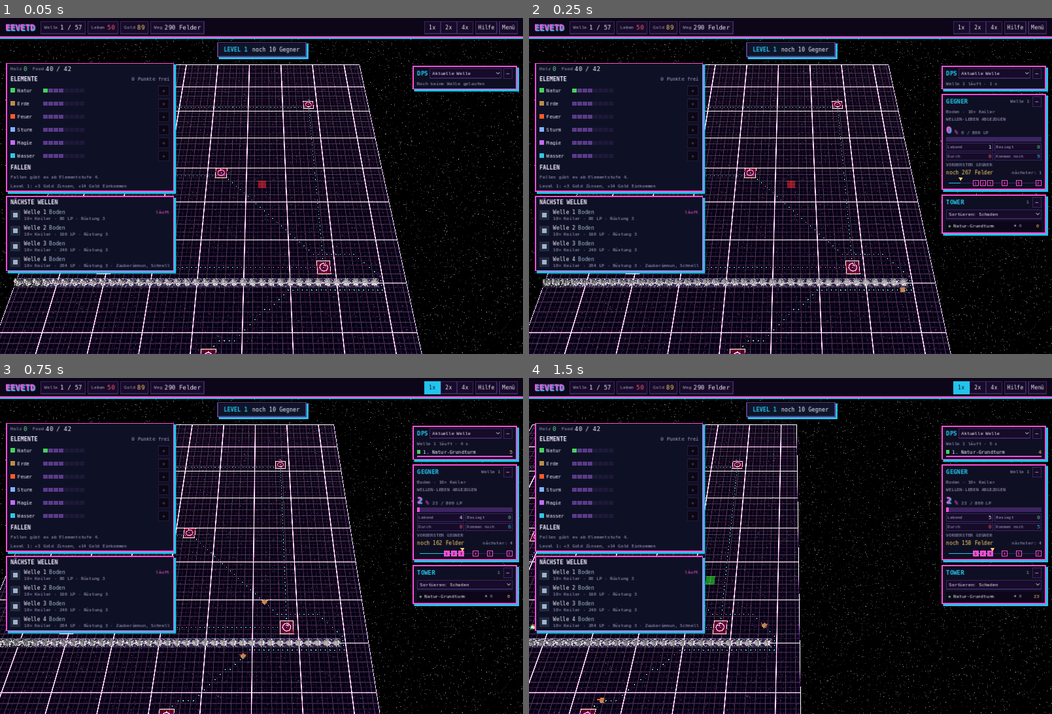
Above: before the commit, frames 1-4 (two rows, left to right).
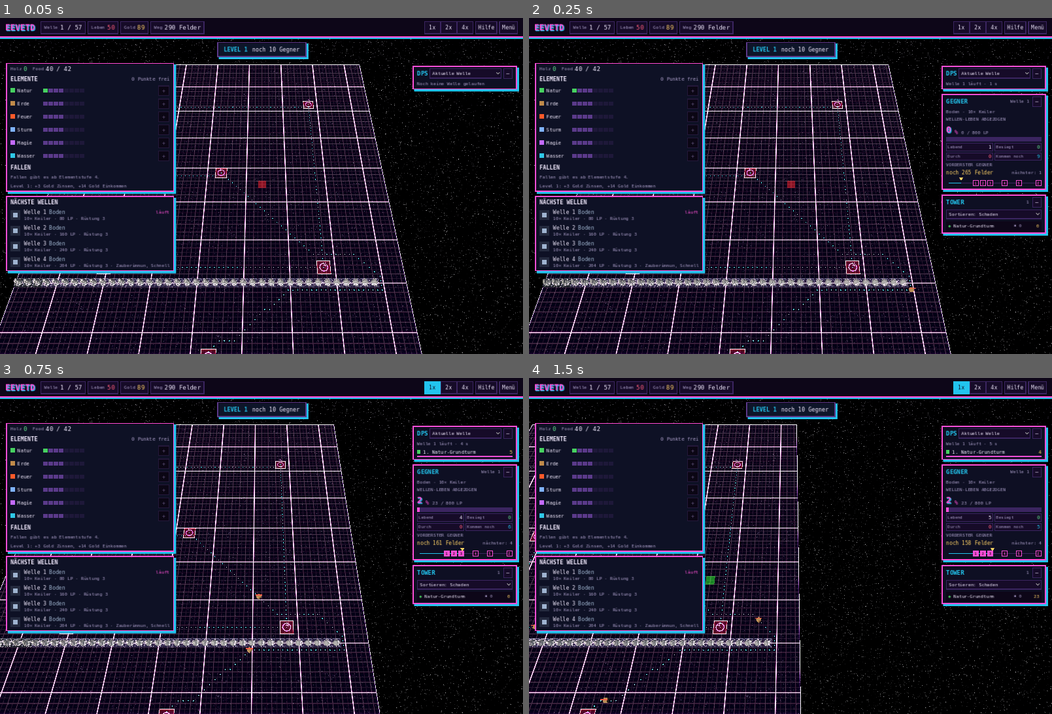
Above: after the commit, the same moments.

Repository: Tulkor/GemTD
Game: Godot game, scene res://tests/eeve_test.tscn
Two runs of this game, one before a commit and one after it. Both use one fixed random seed, a clock stepped at 60 frames per second and the inputs below. This scene is started directly instead of the project's main scene.
Inputs (mouse positions are in pixels of both pictures, inside the frame that each line leads up to):
- Up to frame 1 (0.05 s): no input
- Up to frame 2 (0.25 s): no input
- Up to frame 3 (0.75 s): tap Enter at 0.5 s; move the mouse to (376, 529) at 0.52 s; hold D from 0.53 s (still down); tap 1 at 0.6 s; click (376, 529) at 0.67 s
- Up to frame 4 (1.5 s): tap Space at 0.77 s; release D at 1.25 s; drag from (685, 562) to (764, 613) at 1.27 s

Frame 1 is identical in both runs. In frame 2, less than 0.1% of the frame differs, in the area x 70-85%, y 45-82%; in frame 3, less than 0.1%; in frame 4, less than 0.1%, in the area x 0-46%, y 71-97%.

Commit message:
Tempo: Schaden bei 1×, 2× und 4× wieder gleich
- Effekte (fx_player.gd) würfeln mit eigenem Zufall. Wie viele Sprites entstehen, hängt von der
  Bildrate ab; mit dem globalen randf() verschoben sie Krit, Betäubung und Nova der Tower.
- Gegner laufen beim Erscheinen die Zeit nach, die sie schon fällig waren. Sonst lag ihr Abstand
  bei 4× um bis zu ein Bild daneben, mit Schnelllauf (x8) über eine Towerbreite.
- Tower: Nach einer Pause zählt der Rückstand nur, solange das Ziel schon in Reichweite war
  (Enemy.covered_for), und ein Schuss, der im nächsten halben Bild fällig wäre, geht schon jetzt los.
  So liegen die Schüsse bei 4× im Mittel richtig statt ein halbes Bild daneben.

tools/run_tests.sh tempo: vorher 10 Tower über 5 %, jetzt 0 (größte Abweichung 2,5 %).

Co-Authored-By: Claude Opus 5.5 (1M context) <noreply@anthropic.com>
Claude-Session: https://claude.ai/code/session_01CcDLZU9cn3EEdiVHwuQP6w

Diff:
--- a/scripts/game/enemy.gd
+++ b/scripts/game/enemy.gd
@@ -32,6 +32,9 @@
 var slow_factor := 0.0
 ## Tempo-Faktor außerhalb jeder Tower-Reichweite (balance.json → idle_speed_factor), sonst 1
 var boost := 1.0
+## Wie lange der Gegner im letzten Bild schon in Reichweite war (Sekunden): ein Tower, der auf ihn gewartet
+## hat, holt nur so viel Rückstand nach (tower.gd), sonst schösse er bei 4× im Mittel ein halbes Bild zu früh.
+var covered_for := 0.0
 var slow_time := 0.0
 var poison_dps := 0.0
 var poison_time := 0.0
@@ -131,6 +134,7 @@
 	# hält genau am Rand an und geht den Rest des Bilds normal schnell. Ohne die genaue Stelle stünde er
 	# bis zu einem Schritt tief in der Reichweite und wäre entsprechend kürzer darin.
 	boost = 1.0 if game == null or game.is_covered(self) else game.idle_speed_factor()
+	covered_for = delta if boost <= 1.0 else 0.0
 	if boost > 1.0:
 		var left := move * boost
 		while left > 0.0 and path_index < path.size():
@@ -151,7 +155,9 @@
 				_restore(before)
 				_advance(hi)
 				boost = 1.0
-				_advance((left - hi) / game.idle_speed_factor())
+				var rest: float = (left - hi) / game.idle_speed_factor()
+				covered_for = rest / move * delta
+				_advance(rest)
 				break
 			left -= step
 	else:
--- a/scripts/game/fx_player.gd
+++ b/scripts/game/fx_player.gd
@@ -22,6 +22,9 @@
 var _batches: Dictionary = {}  ## Material-Schlüssel → {mmi, items}
 var _textures: Dictionary = {}
 var _cam_basis := Basis()
+## Eigener Zufall: wie viele Sprites entstehen, hängt von der Bildrate ab. Mit dem globalen randf()
+## verschöben sie die Würfe der Tower (Krit, Betäubung, Nova …), und 4× machte anderen Schaden als 1×.
+var _rng := RandomNumberGenerator.new()
 
 
 ## Treffer-Effekt am Punkt pos. fx = {"id", "shift", "sat"} aus FxData.for_tower.
@@ -153,7 +156,7 @@
 
 
 func _rand(r: Array) -> float:
-	return randf_range(float(r[0]), float(r[1])) if r.size() > 1 else float(r[0]) if r.size() > 0 else 0.0
+	return _rng.randf_range(float(r[0]), float(r[1])) if r.size() > 1 else float(r[0]) if r.size() > 0 else 0.0
 
 
 func _spawn(fx: Dictionary, i: int) -> void:
@@ -173,22 +176,22 @@
 		var r := float(shape.get("radius", 1.0))
 		match str(shape.get("type", "sphere")):
 			"cone":
-				var a := randf() * TAU * float(shape.get("arc", 360.0)) / 360.0
-				var rr := r * sqrt(randf())
+				var a := _rng.randf() * TAU * float(shape.get("arc", 360.0)) / 360.0
+				var rr := r * sqrt(_rng.randf())
 				local_pos = Vector3(cos(a) * rr, sin(a) * rr, 0.0)
 				var spread := deg_to_rad(float(shape.get("angle", 25.0))) * (rr / maxf(r, 0.0001))
 				dir = Vector3(sin(spread) * cos(a), sin(spread) * sin(a), -cos(spread))
 			"circle":
-				var a := randf() * TAU * float(shape.get("arc", 360.0)) / 360.0
+				var a := _rng.randf() * TAU * float(shape.get("arc", 360.0)) / 360.0
 				dir = Vector3(cos(a), sin(a), 0.0)
-				local_pos = dir * r * sqrt(randf())
+				local_pos = dir * r * sqrt(_rng.randf())
 			_:
-				dir = Vector3(randf_range(-1, 1), randf_range(-1, 1), randf_range(-1, 1))
+				dir = Vector3(_rng.randf_range(-1, 1), _rng.randf_range(-1, 1), _rng.randf_range(-1, 1))
 				if dir.length_squared() < 0.0001:
 					dir = Vector3.UP
 				dir = dir.normalized()
 				var thick := clampf(float(shape.get("thickness", 1.0)), 0.0, 1.0)
-				local_pos = dir * r * lerpf(1.0, pow(randf(), 1.0 / 3.0), thick)
+				local_pos = dir * r * lerpf(1.0, pow(_rng.randf(), 1.0 / 3.0), thick)
 	var scale_v := Vector3(lsc[0], lsc[1], lsc[2])
 	var basis: Basis = fx.basis
 	var p: Vector3 = fx.pos + basis * ((Vector3(lpos[0], lpos[1], lpos[2]) + lrot * (local_pos * scale_v)) * sc)
@@ -201,7 +204,7 @@
 	var cols: Array = l.get("color", [[1, 1, 1, 1], [1, 1, 1, 1]])
 	var c0: Array = cols[0]
 	var c1: Array = cols[1] if cols.size() > 1 else cols[0]
-	var k := randf()
+	var k := _rng.randf()
 	var tint: Array = l.get("tint", [1, 1, 1, 1])
 	var col := Color(lerpf(c0[0], c1[0], k) * tint[0], lerpf(c0[1], c1[1], k) * tint[1], lerpf(c0[2], c1[2], k) * tint[2], lerpf(c0[3], c1[3], k) * tint[3])
 	var tiles: Array = l.get("tiles", [1, 1])
--- a/scripts/game/game.gd
+++ b/scripts/game/game.gd
@@ -1262,7 +1262,14 @@
 	spawn_timer -= delta
 	while spawn_timer <= 0.0 and not spawn_queue.is_empty():
 		var g: Dictionary = spawn_queue.pop_front()
+		var before := enemies.size()
 		_spawn_enemy(g)
+		# Der Gegner war schon -spawn_timer Sekunden vor Bildende fällig: diese Zeit nachlaufen, sonst
+		# hängen die Abstände der Gegner vom Bildraster ab (bei 4× bis zu ein Bild, mit Schnelllauf ×8).
+		var late := -spawn_timer
+		if late > 0.0:
+			for i in range(before, enemies.size()):
+				enemies[i]._process(late)
 		spawn_timer += float(g.get("interval", 1.0))
 	if spawn_queue.is_empty() and enemies.is_empty() and phase == Phase.WAVE:
 		wave_index += 1
--- a/scripts/game/tower.gd
+++ b/scripts/game/tower.gd
@@ -184,7 +184,9 @@
 		return
 	# höchstens ein Frame Rückstand, sonst feuert ein Tower nach langer Pause mehrfach hintereinander
 	cooldown_left = maxf(cooldown_left - delta, -delta)
-	if cooldown_left > 0.0:
+	# Geschossen wird am Bildende. Wird der Tower erst im nächsten halben Bild bereit, schießt er schon jetzt,
+	# sonst kämen die Schüsse bei 4× im Mittel ein halbes Bild zu spät (und am Rand der Reichweite zu selten).
+	if cooldown_left > delta * 0.5:
 		return
 	var count := 1
 	var ms := ability("multishot")
@@ -193,6 +195,12 @@
 	var targets: Array = game.find_targets(self, count)
 	if targets.is_empty():
 		return
+	# Hat der Tower gewartet, zählt der Rückstand nur, solange ein Ziel schon in Reichweite war
+	if cooldown_left < 0.0:
+		var since := 0.0
+		for e in targets:
+			since = maxf(since, float(e.covered_for) if "covered_for" in e else delta)
+		cooldown_left = maxf(cooldown_left, -since)
 	for e in targets:
 		_attack(e)
 	# Überhang behalten, damit hohe Spielgeschwindigkeit (große Frames) die Feuerrate nicht senkt
